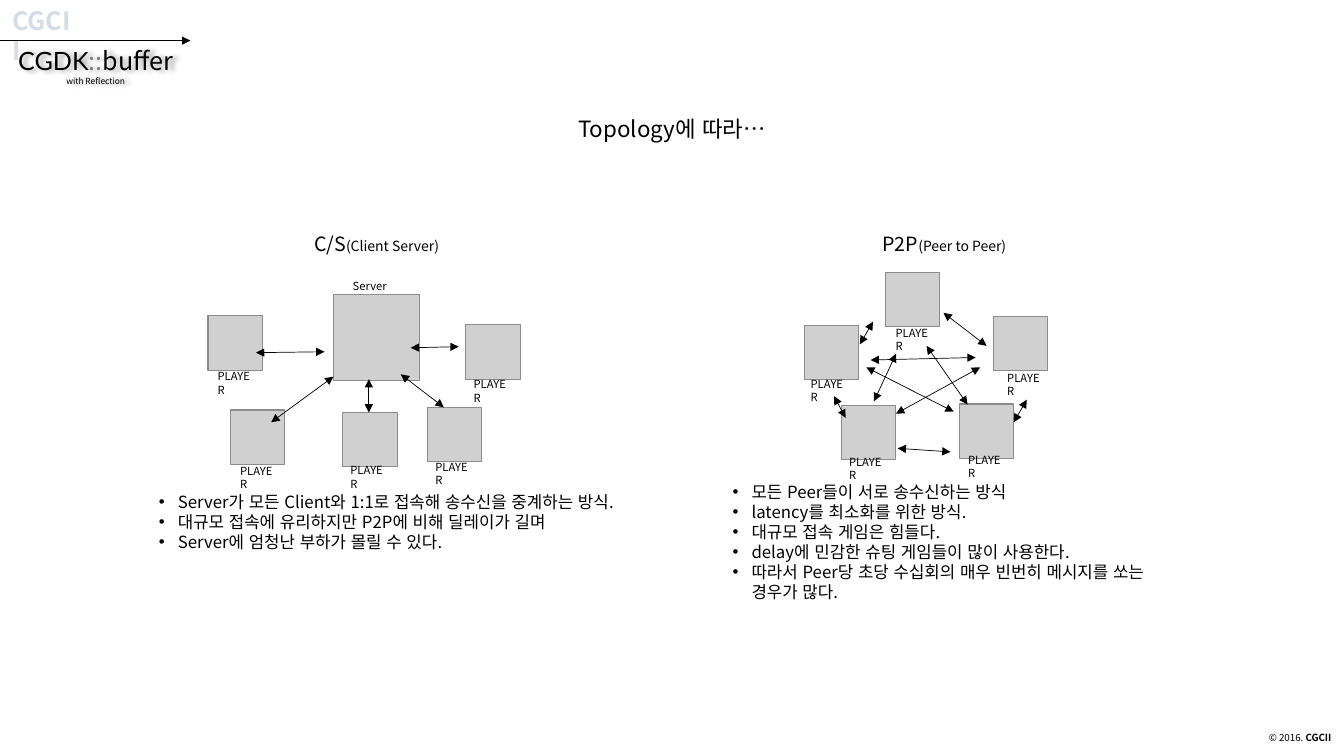
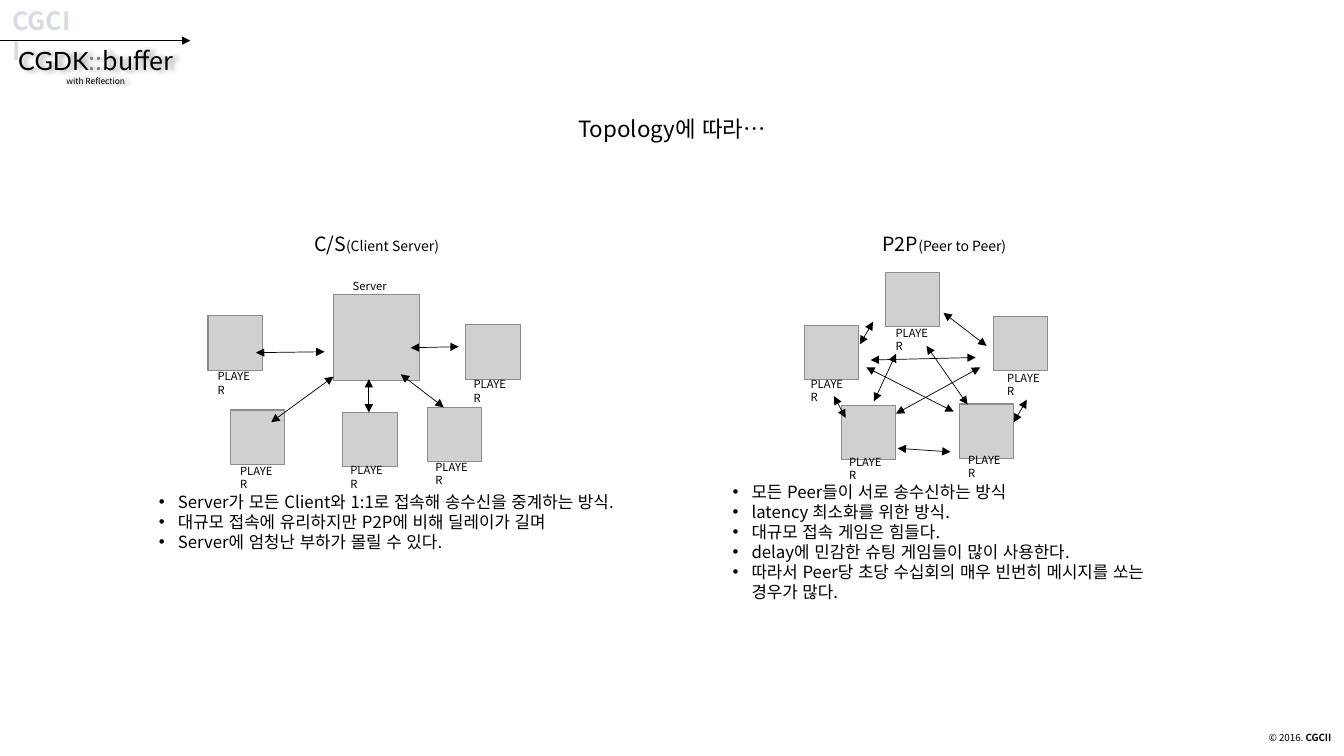
Before and after one commit to CGLabs/CGDK.buffer, a slide deck: slide 7 of C++/document/intruduce_CGDK.buffer.pptx. Drawn at 1344x756 pixels with LibreOffice and Linux fonts; fonts in the diff are those of the drawing; grey boxes stand for pictures. Boxes give left, top, right and bottom in pixels: in the first picture for what was removed or moved away, otherwise in the second. Text is boxed around its words. In the diff, an @@ line names an element or a change of style, - is before the commit and + after.

```diff
--- a/C++/document/intruduce_CGDK.buffer.pptx
+++ b/C++/document/intruduce_CGDK.buffer.pptx
@@ text at (752,504,950,522): text changed @@
-• latency를 최소화를 위한 방식.
+• latency 최소화를 위한 방식.
```
Also in this commit, not shown: 2 other slides changed.
